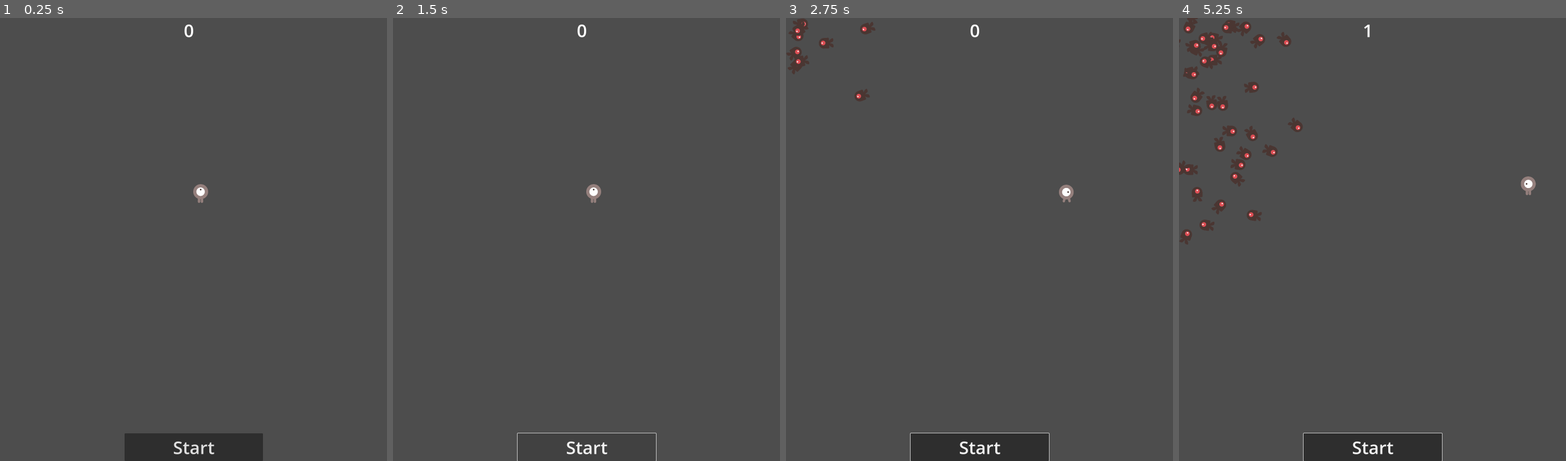
Above: before the commit, frames 1-4 (left to right).
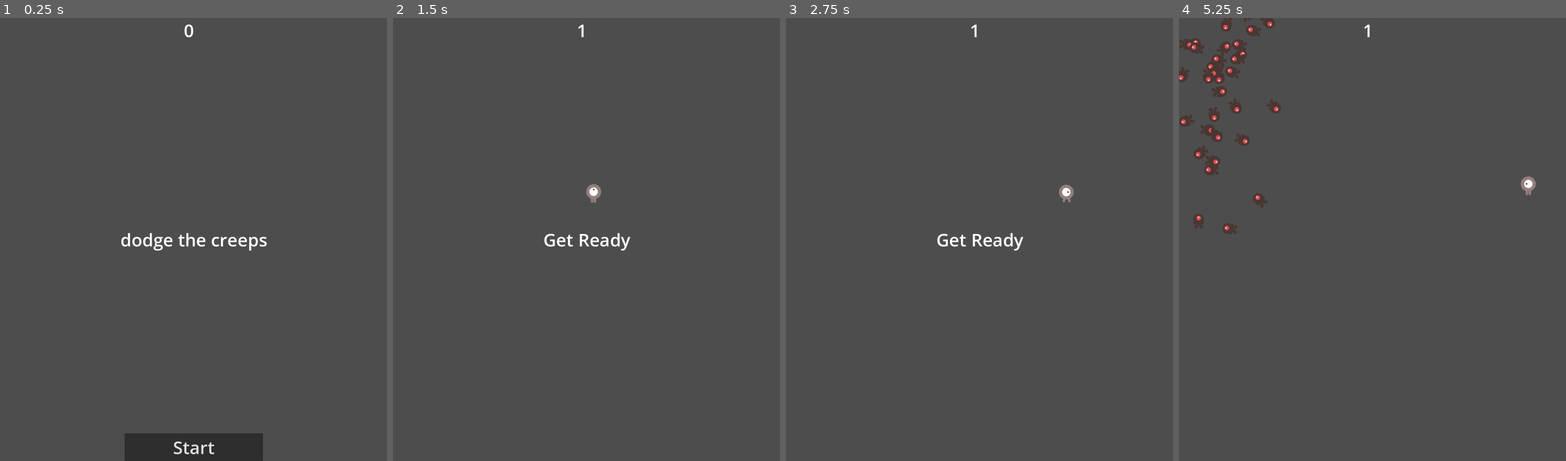
Above: after the commit, the same moments.

Repository: Mtendekuyokwa19/spawnexperiment
Game: Godot game, scene res://main.tscn
Two runs of this game, one before a commit and one after it. Both use one fixed random seed, a clock stepped at 60 frames per second and the inputs below. This scene is started directly instead of the project's main scene.
Inputs (mouse positions are in pixels of both pictures, inside the frame that each line leads up to):
- Up to frame 1 (0.25 s): no input
- Up to frame 2 (1.5 s): click "Start" at 0.5 s; click (586, 447) at 1.25 s, where only the run before the commit has a clickable "Start"
- Up to frame 3 (2.75 s): tap Enter at 2, 2.1 s; move the mouse to (1064, 217) at 2.02 s; hold Right (move_right) from 2.03 s (still down); click (1064, 217) at 2.17 s
- Up to frame 4 (5.25 s): move the mouse to (1295, 261) at 2.77 s; release Right (move_right) at 2.78 s; hold Down (move_down) 2.78-3.53 s; tap F at 2.85, 4.35 s; move the mouse to (1411, 142) at 3.52 s; hold Right (move_right) 3.53-4.28 s; tap Enter at 3.6, 5.1 s; move the mouse to (1353, 328) at 4.27 s; hold Up (move_up) 4.28-5.03 s; click (1353, 328) at 4.42 s; move the mouse to (1488, 305) at 5.02 s; hold Left (move_left) from 5.03 s (still down)

The runs differ from the first frame. In frame 1, 0.6% of the frame differs, in the area x 31-69%, y 37-53%; in frame 2, 0.5%; in frame 3, 3.1%; in frame 4, 5.8%, in the area x 0-69%, y 0-100%.
Error before the commit: Invalid assignment of property or key 'text' with value of type 'String' on a base object of type 'null instance'. (res://HUD.gd:23)

Commit message:
fix: connection of button to scene:W

Diff:
--- a/HUD.gd
+++ b/HUD.gd
@@ -12,11 +12,16 @@
 	$StartButton.show()
 
 func update_score(score):
+	score=score+1
 	$ScoreLabel.text = str(score)
+
 func _on_start_button_pressed():
 	$StartButton.hide()
 	start_game.emit()
 
+
+func hide_button():
+	$StartButton.hide()
 func _on_message_timer_timeout():
 	$Message.hide()
 func show_message(text):
@@ -31,3 +36,5 @@
 # Called every frame. 'delta' is the elapsed time since the previous frame.
 func _process(delta: float) -> void:
 	pass
+func manage_game(new_game):
+	$StartButton.show()
--- a/HUD.tscn
+++ b/HUD.tscn
@@ -18,7 +18,23 @@
 grow_horizontal = 2
 theme_override_fonts/font = SubResource("SystemFont_3ebo7")
 theme_override_font_sizes/font_size = 64
-text = "12"
+text = "0"
+
+[node name="Message" type="Label" parent="."]
+anchors_preset = 8
+anchor_left = 0.5
+anchor_top = 0.5
+anchor_right = 0.5
+anchor_bottom = 0.5
+offset_left = -95.5
+offset_top = -44.0
+offset_right = 95.5
+offset_bottom = 44.0
+grow_horizontal = 2
+grow_vertical = 2
+theme_override_fonts/font = SubResource("SystemFont_3ebo7")
+theme_override_font_sizes/font_size = 64
+text = "dodge the creeps"
 
 [node name="StartButton" type="Button" parent="."]
 anchors_preset = 7
@@ -35,3 +51,5 @@
 text = "Start"
 
 [node name="MessageTimer" type="Timer" parent="."]
+
+[connection signal="pressed" from="StartButton" to="." method="_on_start_button_pressed"]
--- a/main.gd
+++ b/main.gd
@@ -5,19 +5,21 @@
 
 # Called when the node enters the scene tree for the first time.
 func _ready() -> void:
-	print("hello")
-	new_game()
+
+
 	pass # Replace with function body.
 
 
 # Called every frame. 'delta' is the elapsed time since the previous frame.
 func _process(delta: float) -> void:
+
 	pass
 
 
 func gameover() -> void:
 	$ScoreTimer.stop()
 	$Mobtimer.stop()
+	$HUD.show_game_over()
 
 func new_game():
 	score = 0
@@ -26,8 +28,13 @@
 	$HUD.update_score(score)
 	$HUD.show_message("Get Ready")
 
+
+
+
 func _on_mobtimer_timeout() -> void:
-	$HUD.update_score(score)
+	$HUD.show_message("")
+	$HUD.hide_button()
+
 	# Create a new instance of the Mob scene.
 
 
@@ -64,3 +71,4 @@
 func _on_starttimer_timeout() -> void:
 	$Mobtimer.start()
 	$ScoreTimer.start()
+	$HUD.update_score(score)
